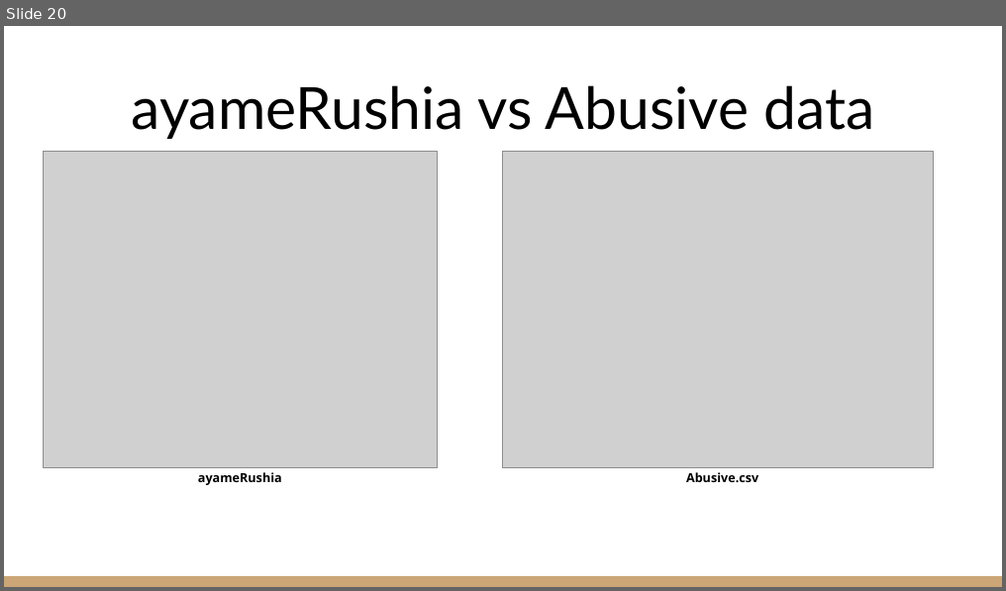
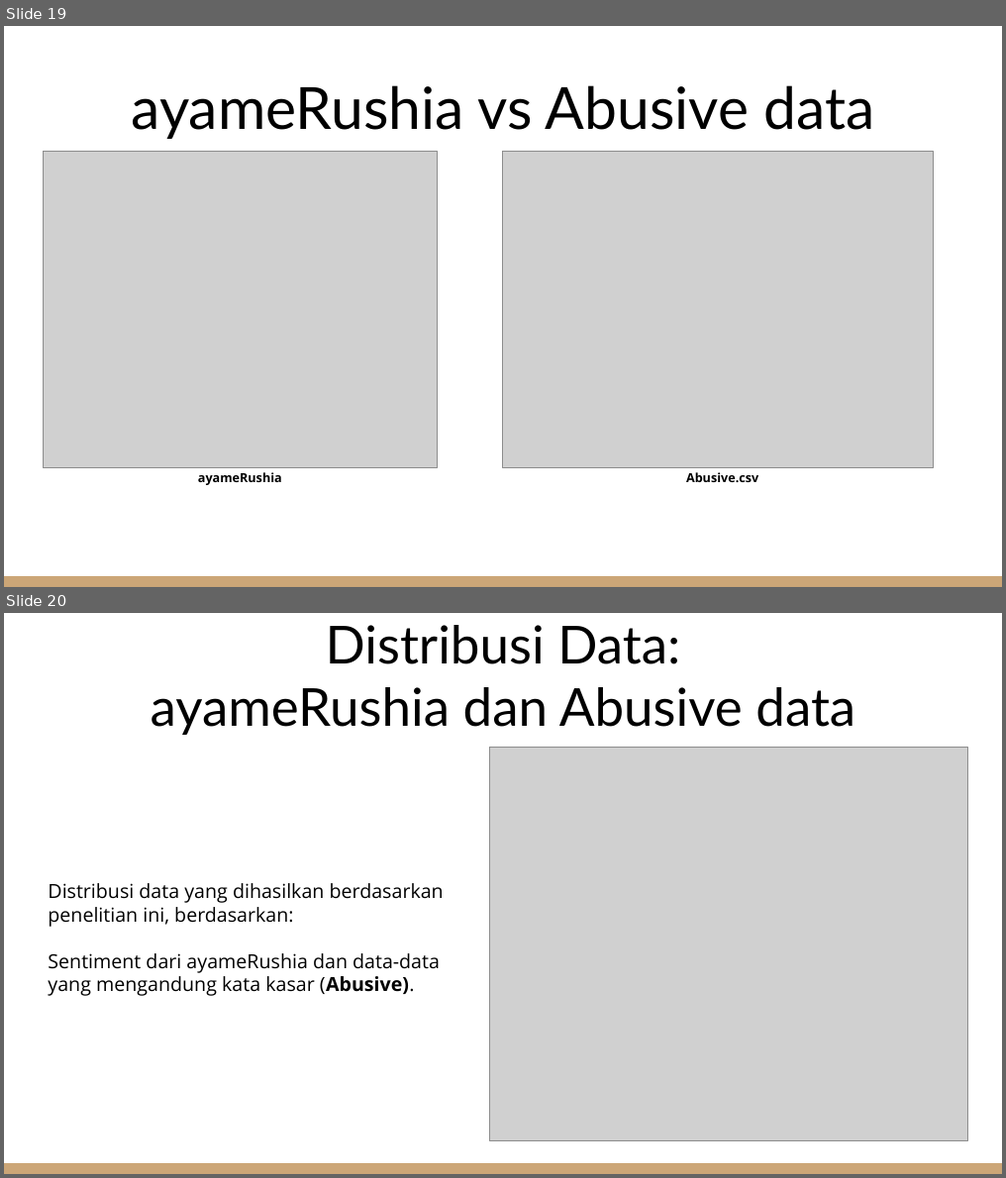
Before and after one commit to Imranharun/2300968-11-Imr-Sentiment_Analytics-Platinum, a slide deck: reports/Gold-Challenge-Group5.pptx. Shown one above the other, each under a label of ours: slide 20 before the commit, slides 19 and 20 after it. The pictures are 1006x591 and 1006x1178 pixels, drawn with LibreOffice and Linux fonts; fonts in the diff are those of the drawing; grey boxes stand for pictures. Boxes give left, top, right and bottom in pixels: in the first picture for what was removed or moved away, otherwise in the second. Text is boxed around its words. In the diff, an @@ line names an element or a change of style, - is before the commit and + after.

```diff
--- a/reports/Gold-Challenge-Group5.pptx
+++ b/reports/Gold-Challenge-Group5.pptx
@@ slide 20 added at (4,613,1002,1174), background #FFFFFF; not listed: 1 template element that a slide beside it also shows @@
@@ title added at (151,625,855,735), 37.8 pt, text #000000 @@
+Distribusi Data:
+ayameRushia dan Abusive data
@@ picture added at (490,747,968,1141) @@
@@ text added at (48,883,444,996), 14 pt, text #000000 @@
+Distribusi data yang dihasilkan berdasarkan penelitian ini, berdasarkan:
+Sentiment dari ayameRushia dan data-data yang mengandung kata kasar (Abusive).
@@ what was slide 20 is now slide 19 @@
```
Also in this commit, not shown: 2 slides changed.
